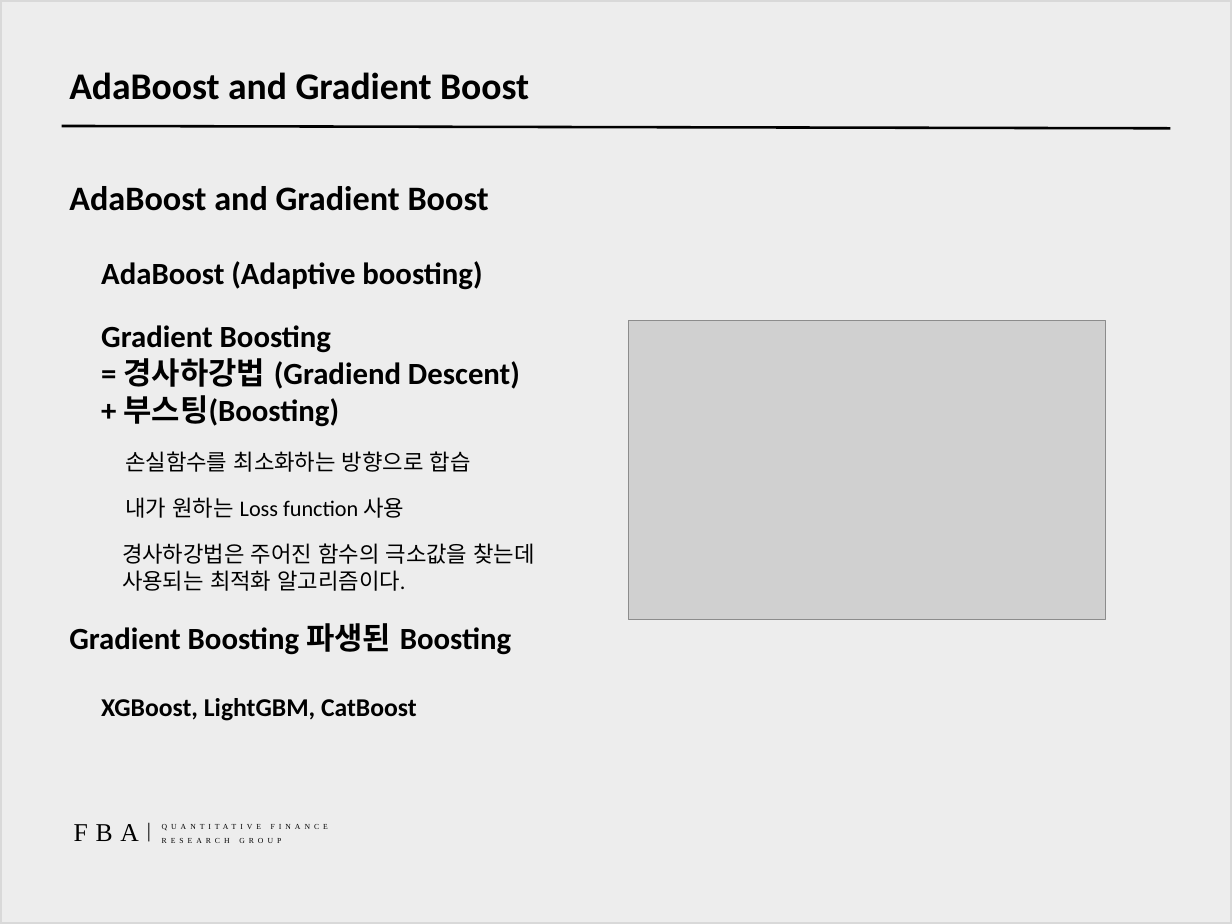
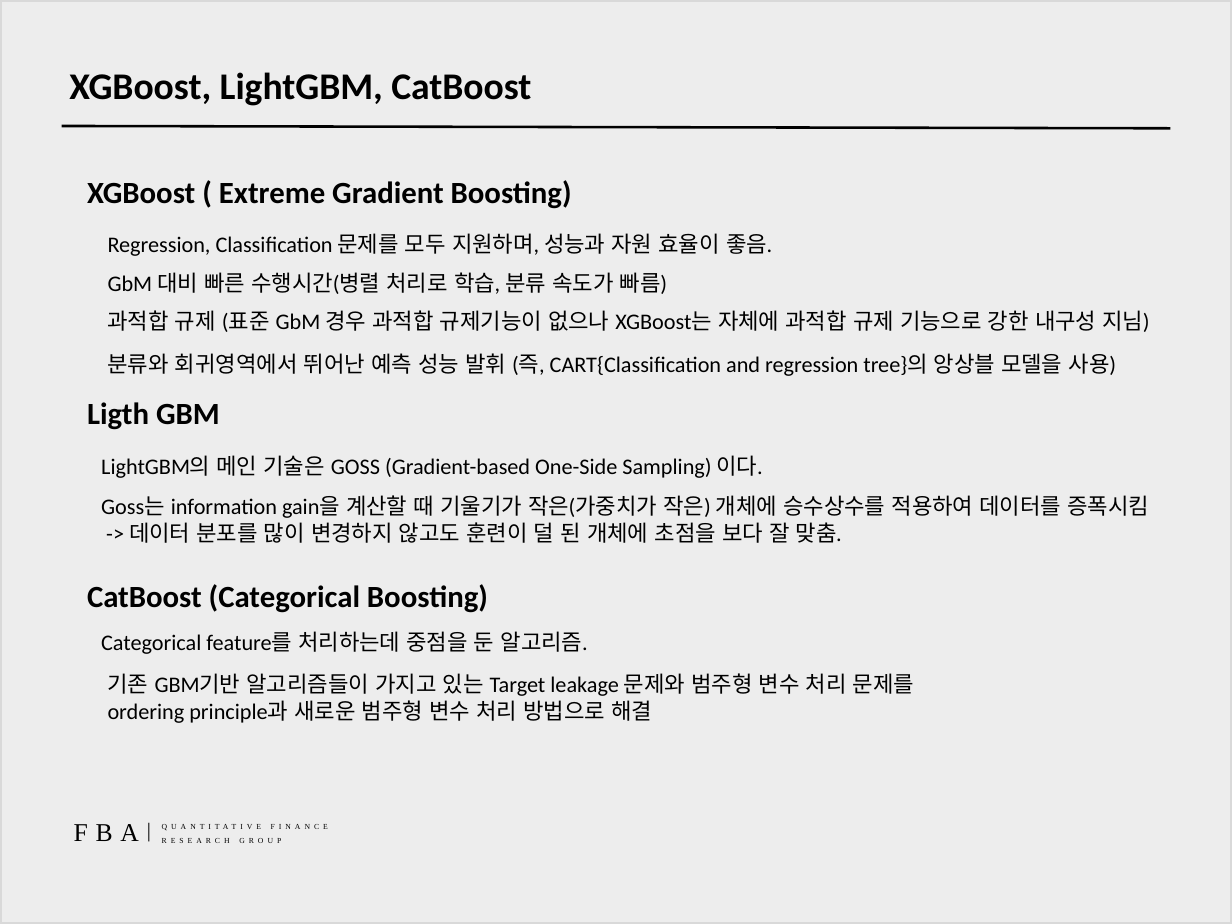
Before and after one commit to GwakJunwoo/fba_fml, a slide deck: slide 7 of Team3/week4/FBA_FML_Team3_Boosting&AdaBoost.pptx. Drawn at 1232x924 pixels with LibreOffice and Linux fonts; fonts in the diff are those of the drawing; grey boxes stand for pictures. Boxes give left, top, right and bottom in pixels: in the first picture for what was removed or moved away, otherwise in the second. Text is boxed around its words. In the diff, an @@ line names an element or a change of style, - is before the commit and + after.

Commit message:
Updated presentation materials

```diff
--- a/Team3/week4/FBA_FML_Team3_Boosting&AdaBoost.pptx
+++ b/Team3/week4/FBA_FML_Team3_Boosting&AdaBoost.pptx
@@ title at bbox=[69, 72, 531, 106]: text changed @@
-AdaBoost and Gradient Boost
+XGBoost, LightGBM, CatBoost
@@ text removed at bbox=[69, 186, 489, 211] @@
-AdaBoost and Gradient Boost
@@ text at bbox=[87, 180, 572, 209]: text changed @@
-AdaBoost (Adaptive boosting)
+XGBoost ( Extreme Gradient Boosting)
@@ text added at bbox=[108, 233, 772, 256], 13 pt, text #000000 @@
+Regression, Classification 문제를 모두 지원하며, 성능과 자원 효율이 좋음.
@@ text added at bbox=[108, 272, 667, 294], 13 pt, text #000000 @@
+GbM 대비 빠른 수행시간(병렬 처리로 학습, 분류 속도가 빠름)
@@ text added at bbox=[108, 310, 1150, 332], 13 pt, text #000000 @@
+과적합 규제 (표준 GbM 경우 과적합 규제기능이 없으나 XGBoost는 자체에 과적합 규제 기능으로 강한 내구성 지님)
@@ picture removed at bbox=[628, 320, 1105, 620] @@
@@ text added at bbox=[108, 353, 1116, 376], 13 pt, text #000000 @@
+분류와 회귀영역에서 뛰어난 예측 성능 발휘 (즉, CART{Classification and regression tree}의 앙상블 모델을 사용)
@@ text at bbox=[87, 402, 220, 430]: text changed @@
-Gradient Boosting
-= 경사하강법 (Gradiend Descent)
-+ 부스팅(Boosting)
+Ligth GBM
@@ text at bbox=[101, 455, 762, 478]: text changed @@
-손실함수를 최소화하는 방향으로 합습
+LightGBM의 메인 기술은 GOSS (Gradient-based One-Side Sampling) 이다.
@@ text at bbox=[101, 495, 1149, 543]: text changed @@
-내가 원하는 Loss function 사용
+Goss는 information gain을 계산할 때 기울기가 작은(가중치가 작은) 개체에 승수상수를 적용하여 데이터를 증폭시킴
+-> 데이터 분포를 많이 변경하지 않고도 훈련이 덜 된 개체에 초점을 보다 잘 맞춤.
@@ text removed at bbox=[122, 543, 535, 591] @@
-경사하강법은 주어진 함수의 극소값을 찾는데
-사용되는 최적화 알고리즘이다.
@@ text at bbox=[87, 584, 488, 613]: text changed @@
-Gradient Boosting 파생된 Boosting
+CatBoost (Categorical Boosting)
@@ text added at bbox=[101, 631, 588, 654], 13 pt, text #000000 @@
+Categorical feature를 처리하는데 중점을 둔 알고리즘.
@@ text added at bbox=[108, 673, 914, 723], 13 pt, text #000000 @@
+기존 GBM기반 알고리즘들이 가지고 있는 Target leakage 문제와 범주형 변수 처리 문제를
+ordering principle과 새로운 범주형 변수 처리 방법으로 해결
@@ text removed at bbox=[101, 698, 417, 721] @@
-XGBoost, LightGBM, CatBoost
```
